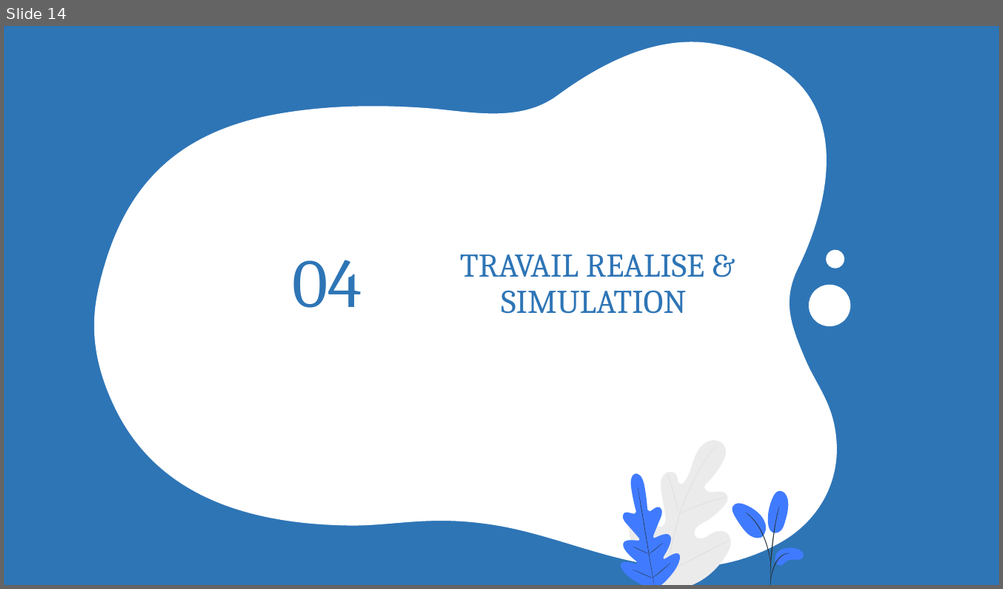
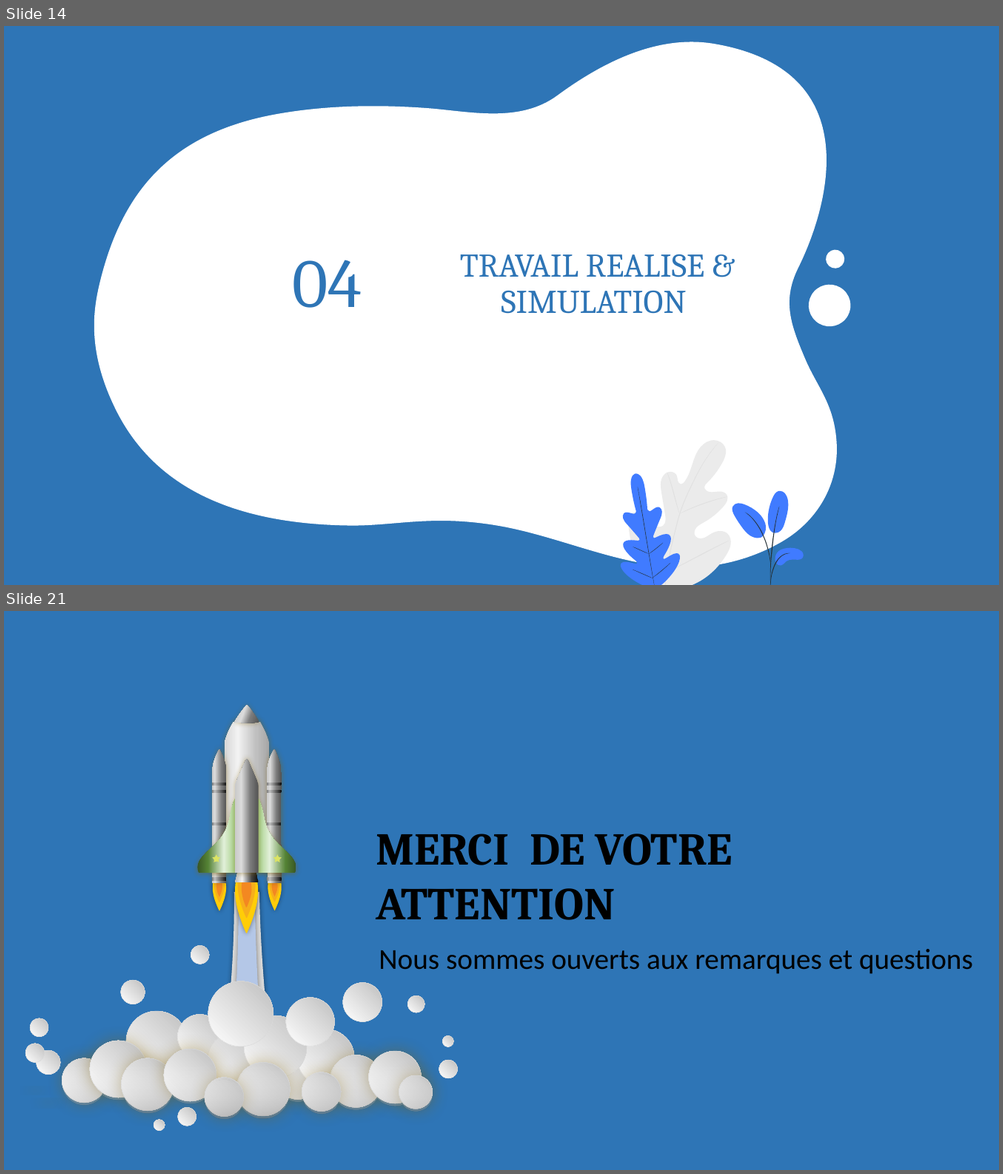
Before and after one commit to Claude127/stageX2, a slide deck: Presentation1.pptx. Shown one above the other, each under a label of ours: slide 14 before the commit, slides 14 and 21 after it; the slides between them are not shown. The pictures are 1003x589 and 1003x1174 pixels, drawn with LibreOffice and Linux fonts; fonts in the diff are those of the drawing. Boxes give left, top, right and bottom in pixels: in the first picture for what was removed or moved away, otherwise in the second. Text is boxed around its words. In the diff, an @@ line names an element or a change of style, - is before the commit and + after.

```diff
--- a/Presentation1.pptx
+++ b/Presentation1.pptx
@@ slide 21 added at bbox=[4, 611, 999, 1170], background #2E75B6 @@
@@ text added at bbox=[375, 834, 732, 920], 44 pt, text #000000, bold @@
+MERCI DE VOTRE ATTENTION
@@ text added at bbox=[378, 949, 973, 974], 28 pt, text #000000 @@
+Nous sommes ouverts aux remarques et questions
@@ group added at bbox=[25, 705, 458, 1131]: 33 freeform shapes, 29 ellipses @@
```
Also in this commit, not shown: 13 slides changed, 2 other slides added, 5 other files.
